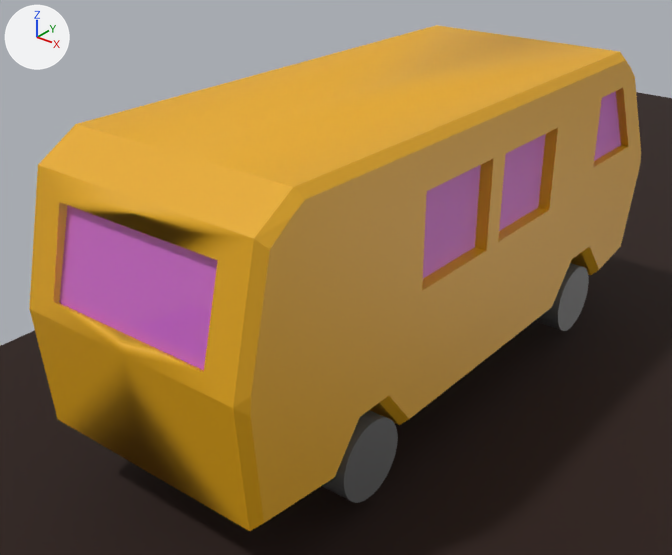
What one commit did to the OBJ model res/models/car/car.obj.
Camera for both pictures: a 50 mm camera at (8.12, -11.6, 6.75) aimed at (-0.46, -0.87, 0.1). The axes (+X, +Y, +Z) are drawn at upper left. The lights are the same throughout. Where no turn or scale is listed for an object, it has been applied to the vertices.

In view in the first picture: 'Back_Window', 'Body', 'Cylinder', 'Right_Front_Window', 'Right_Mid_Window', 'Road'.
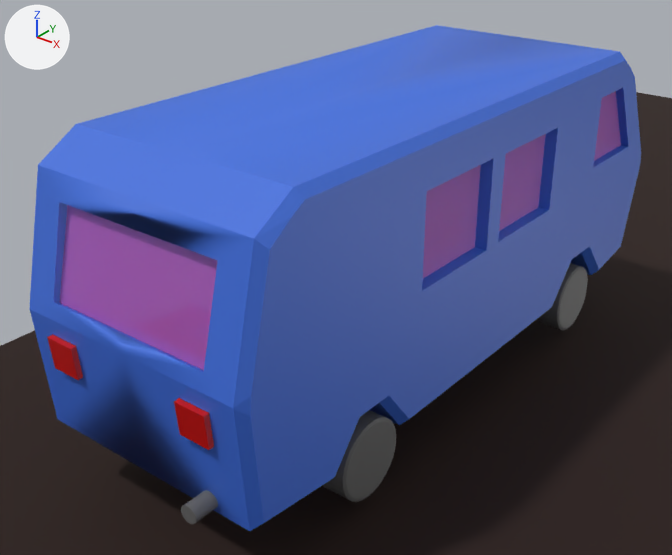
Diff of the bpy script that builds the scene:
```diff
--- a/res/models/car/car.obj.py
+++ b/res/models/car/car.obj.py
@@ mat_windows @@
 mat_windows.base_color = (0.777, 0.176, 0.8)  # pink #e474e7
-mat_windows.alpha = 0.75
+mat_windows.alpha = 0.5
@@ mat_body @@
 mat_body = principled_material('Body')
-mat_body.base_color = (0.8, 0.406, 0.00909)  # yellow #e7ab18
+mat_body.base_color = (0.051, 0.161, 0.725)  # blue #4070dd
@@ mat_exhaust @@
+mat_exhaust = principled_material('Exhaust')
+mat_exhaust.base_color = (0.142, 0.142, 0.142)  # dark grey #696969
@@ mat_stop_lights @@
+mat_stop_lights = principled_material('Stop_Lights')
+mat_stop_lights.base_color = (0.583, 0.00218, 0.00147)  # red #c90705
@@ me_cylinder_002 @@
+me_cylinder_002.from_pydata(...)  # a 32-sided cylinder along y spanning x 1.108..1.365, y -5.823..-5.416, z -0.799..-0.542
+me_cylinder_002.materials.append(mat_exhaust)  # dark grey #696969
@@ me_cube @@
+me_cube.from_pydata([(0.96, -5.62, 0.25), (0.96, -5.66, 0.74), (0.96, -5.51, 0.26), (0.96, -5.56, 0.75), (1.45, -5.62, 0.25), (1.45, -5.66, 0.74), (1.45, -5.51, 0.26), (1.45, -5.56, 0.75), (-0.96, -5.62, 0.25), (-0.96, -5.66, 0.74), (-0.96, -5.51, 0.26), (-0.96, -5.56, 0.75), (-1.45, -5.62, 0.25), (-1.45, -5.66, 0.74), (-1.45, -5.51, 0.26), (-1.45, -5.56, 0.75)], [], [(0, 1, 3, 2), (2, 3, 7, 6), (6, 7, 5, 4), (4, 5, 1, 0), (2, 6, 4, 0), (7, 3, 1, 5), (8, 10, 11, 9), (10, 14, 15, 11), (14, 12, 13, 15), (12, 8, 9, 13), (10, 8, 12, 14), (15, 13, 9, 11)])
+me_cube.materials.append(mat_stop_lights)  # red #c90705
@@ ob_cylinder_002 @@
+ob_cylinder_002 = bpy.data.objects.new('Cylinder.002', me_cylinder_002)
+ob_cylinder_002.location = (0.0, 0.0, 0.0)
@@ ob_cube @@
+ob_cube = bpy.data.objects.new('Cube', me_cube)
+ob_cube.location = (0.0, 0.0, 0.0)
```

Where the change shows, as pixel boxes (x1, y1, x2, y2) in the pictures (672 x 555 px):
'Body', recoloured
    both: (29, 25, 641, 531)
'Back_Window', surface changed
    both: (59, 205, 218, 370)
'Right_Mid_Window', surface changed
    both: (423, 134, 546, 278)
'Cube', added (red)
    after: (47, 334, 214, 450)
'Right_Front_Window', surface changed
    both: (594, 91, 621, 161)
'Cylinder.002', added
    after: (181, 490, 218, 524)
